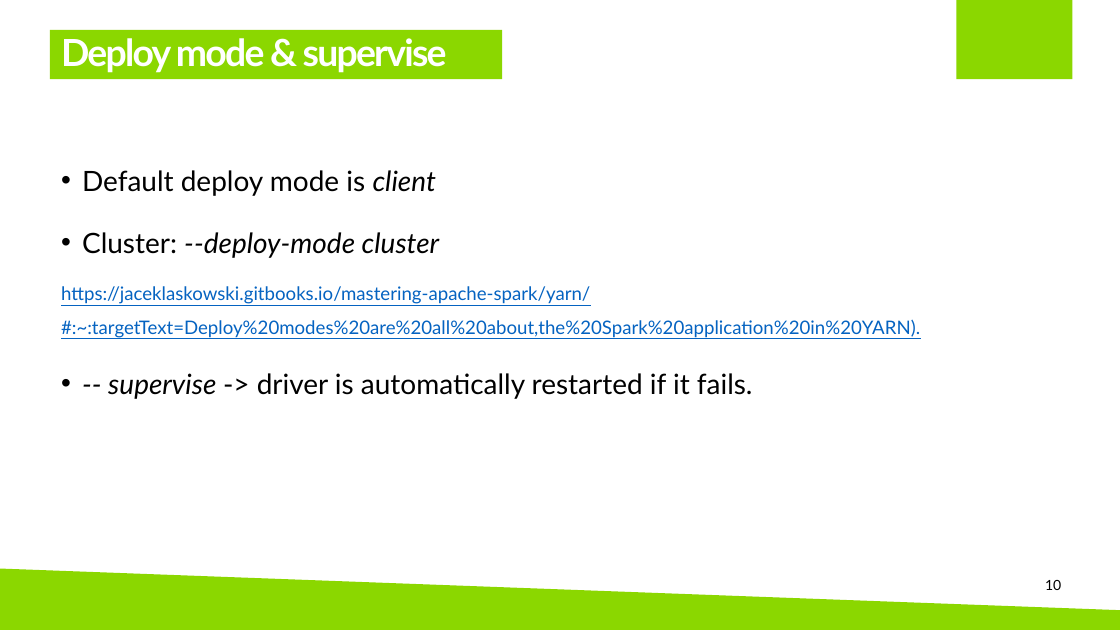
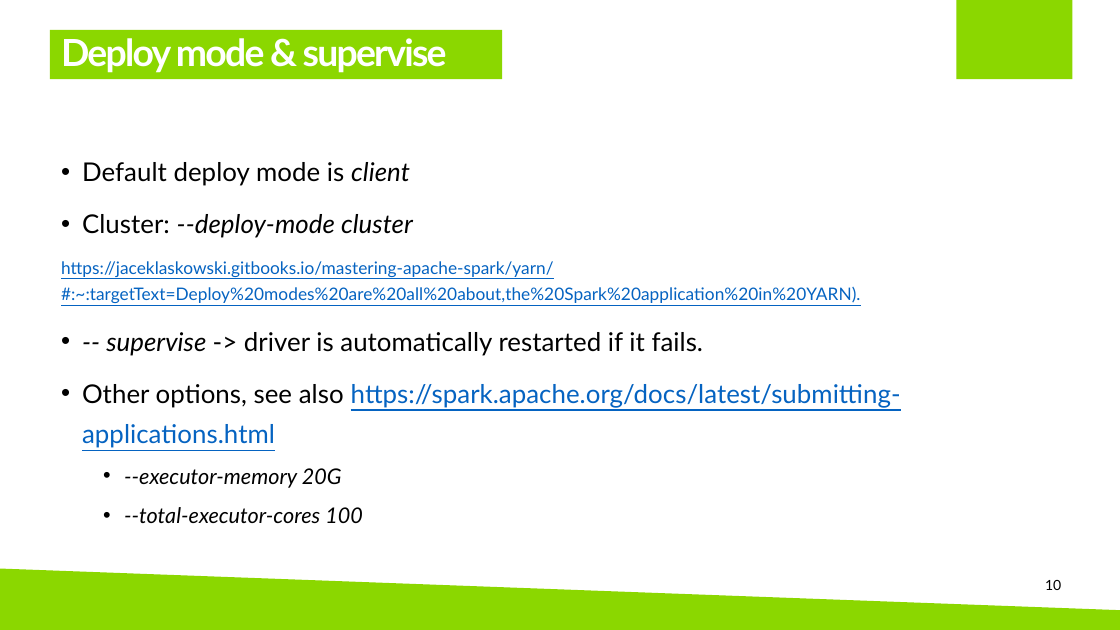
Before and after one commit to bogdannb/scala_spark_course, a slide deck: slide 10 of 4_Spark_Production/Spark_Production.pptx. Drawn at 1120x630 pixels with LibreOffice and Linux fonts; fonts in the diff are those of the drawing; background and template pictures are left out. Boxes give left, top, right and bottom in pixels: in the first picture for what was removed or moved away, otherwise in the second. Text is boxed around its words. In the diff, an @@ line names an element or a change of style, - is before the commit and + after.

Commit message:
Small presentation updates.

```diff
--- a/4_Spark_Production/Spark_Production.pptx
+++ b/4_Spark_Production/Spark_Production.pptx
@@ text at bbox=[61, 162, 860, 356]: size 18 to 16.6 pt in "Default deploy mode is client", "Cluster: --deploy-mode cluster", "-- supervise -> driver is automatically restarted ..."; size 12 to 11.1 pt in "https://jaceklaskowski.gitbooks.io/mastering-apache-spark/ya ..."; line spacing 1.5 to 1.3 @@
@@ text at bbox=[82, 384, 901, 523]: paragraphs added @@
+• Other options, see also https://spark.apache.org/docs/latest/submitting-applications.html
+  • --executor-memory 20G
+  • --total-executor-cores 100
```
